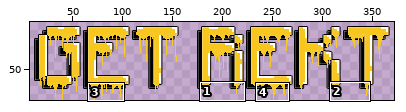
One commit to this sprite sheet: img/separated/game_over.png. The picture above shows the old version from afar; the outline marks the close-up.
Close-up. As it was:
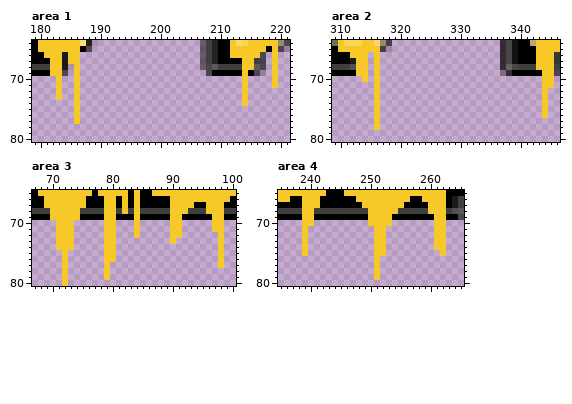
The file is 376x81 pixels. Pixels under 10% opacity are left out. Colours within 5 levels of each other are drawn and written as one. Shown: area 1: x 179..221, y 64..80; area 2: x 309..346, y 64..80; area 3: x 67..100, y 65..80; area 4: x 235..265, y 65..80. The wide view leaves out empty margins. The commit also changed other parts of the picture, which this record leaves out.
The result:
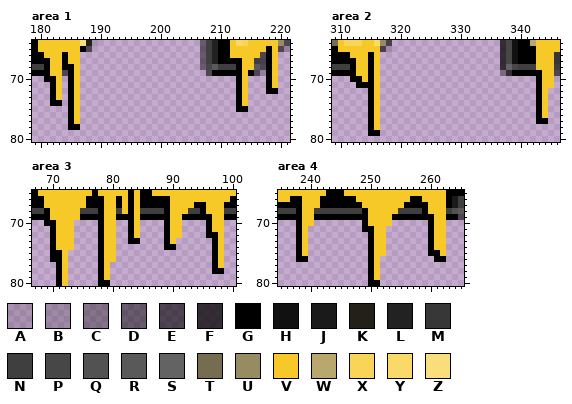
Palette (. is transparent): A #00000022  B #00000030  C #00000052  D #00000077  E #00000099  F #000000bb  G #000000  H #111111  J #1a1a1a  K #222018  L #222222  M #373737  N #3f3f3f  P #474747  Q #525252  R #595959  S #636363  T #766d51  U #978b61  V #f7c928  W #b8a86e  X #f9d557  Y #fad968  Z #fade7b
Changes in this commit:
Area 1:
There is now colour G in rows 66 to 68 at x 218; in row 69 at x 185 and 218; in row 70 at x 181 to 182, 185, 213 and 218; in row 71 at x 182, 185, 213 and 218; in row 72 at x 182, 185, 213 and 218 to 219; in row 73 at x 182, 185 and 213.
There is now colour G in row 74 at x 182 to 183, 185 and 213; in row 75 at x 185 and 213 to 214; in rows 76 to 77 at x 185; in row 78 at x 185 to 186.
The edit turns colour A into colour G in row 68 at x 185.
The edit turns colour J into colour G in rows 66 to 68 at x 184.
The edit turns colour N into colour G in row 68 at x 181 and 213.
Area 2:
There is now colour G in rows 66 to 69 at x 315; in row 70 at x 312 to 313, 315 and 343; in row 71 at x 313 to 315 and 343; in rows 72 to 76 at x 315 and 343; in row 77 at x 315 and 343 to 344; in row 78 at x 315.
There is now colour G in row 79 at x 315 to 316.
The edit turns colour J into colour G in row 67 at x 312.
The edit turns colour Q into colour G in row 68 at x 312.
Area 3:
There is now colour G in row 70 at x 69 to 70, 78, 83, 89 and 96; in row 71 at x 70, 78, 83, 89 and 96; in row 72 at x 70, 78, 83, 89 and 96 to 97; in row 73 at x 70, 78, 83 to 84, 89 and 97; in row 74 at x 70, 78, 89 to 90 and 97; in rows 75 to 76 at x 70 to 71, 78 and 97.
There is now colour G in row 77 at x 71, 78 and 97; in row 78 at x 71, 78 and 97 to 98; in row 79 at x 71 and 78; in row 80 at x 71 and 78 to 79.
The edit turns colour N into colour G in row 68 at x 69, 78, 83, 89 and 95.
Area 4:
There is now colour G in row 70 at x 238, 249 and 260; in row 71 at x 238, 249 to 250 and 260; in rows 72 to 74 at x 238, 250 and 260; in row 75 at x 238, 250 and 260 to 261; in row 76 at x 238 to 239, 250 and 261 to 262; in rows 77 to 79 at x 250.
There is now colour G in row 80 at x 250 to 251.
The edit turns colour N into colour G in row 68 at x 238, 249 and 259.
